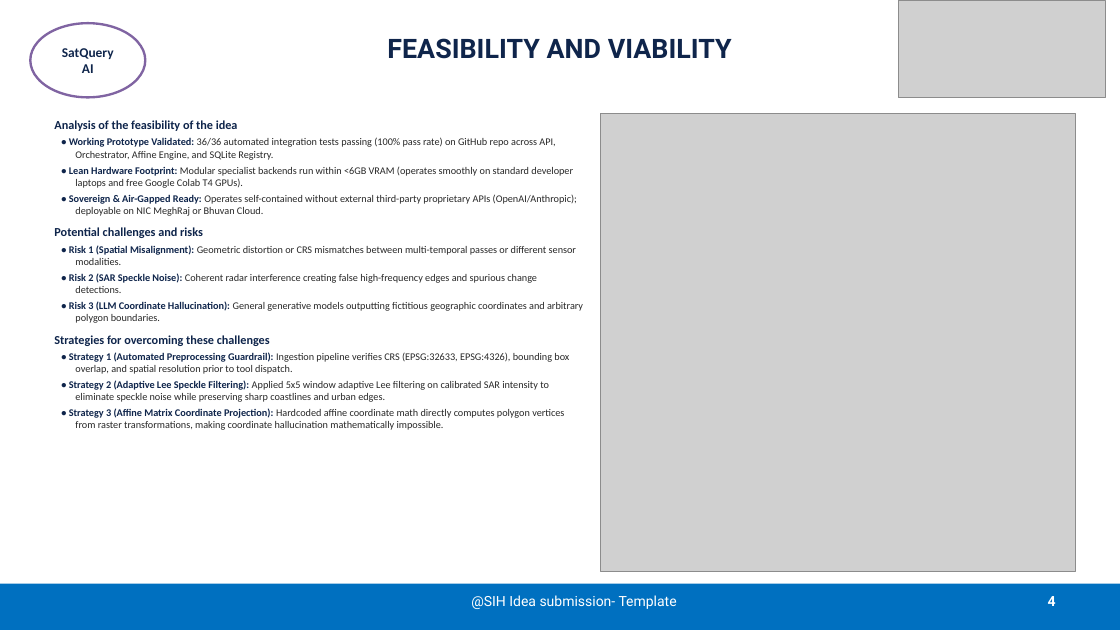
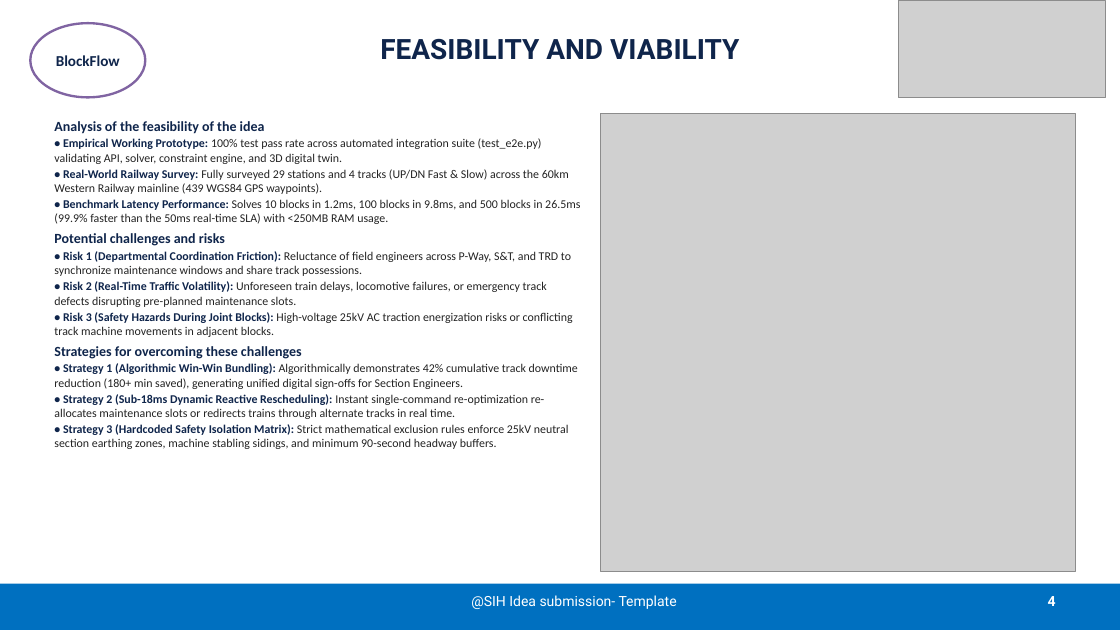
Before and after one commit to Shourya3113/SatQuery-AI-SIH-26, a slide deck: slide 4 of SIH2026-027 PS.pptx. Drawn at 1120x630 pixels with LibreOffice and Linux fonts; fonts in the diff are those of the drawing; grey boxes stand for pictures. Boxes give left, top, right and bottom in pixels: in the first picture for what was removed or moved away, otherwise in the second. Text is boxed around its words. In the diff, an @@ line names an element or a change of style, - is before the commit and + after.

Commit message:
feat(ppt): integrate 3D Cesium digital twin across slides and diagrams with enlarged legible fonts

```diff
--- a/SIH2026-027 PS.pptx
+++ b/SIH2026-027 PS.pptx
@@ title "FEASIBILITY AND VIABILITY" at box(380, 39, 739, 60): size 23 to 24 pt @@
@@ text in ellipse at box(56, 55, 120, 66): text changed; size 11.5 to 13 pt @@
-SatQuery AI
+BlockFlow
@@ text at box(54, 138, 580, 224): text changed; size 8.8 to 10.2 pt; text colour #282828 to #232323 @@
-• Working Prototype Validated: 36/36 automated integration tests passing (100% pass rate) on GitHub repo across API, Orchestrator, Affine Engine, and SQLite Registry.
-• Lean Hardware Footprint: Modular specialist backends run within <6GB VRAM (operates smoothly on standard developer laptops and free Google Colab T4 GPUs).
-• Sovereign & Air-Gapped Ready: Operates self-contained without external third-party proprietary APIs (OpenAI/Anthropic); deployable on NIC MeghRaj or Bhuvan Cloud.
+• Empirical Working Prototype: 100% test pass rate across automated integration suite (test_e2e.py) validating API, solver, constraint engine, and 3D digital twin.
+• Real-World Railway Survey: Fully surveyed 29 stations and 4 tracks (UP/DN Fast & Slow) across the 60km Western Railway mainline (439 WGS84 GPS waypoints).
+• Benchmark Latency Performance: Solves 10 blocks in 1.2ms, 100 blocks in 9.8ms, and 500 blocks in 26.5ms (99.9% faster than the 50ms real-time SLA) with <250MB RAM usage.
@@ text at box(54, 121, 302, 359): size 10.5 to 12 pt in "Analysis of the feasibility of the idea", "Potential challenges and risks", "Strategies for overcoming these challenges"; less space between paragraphs @@
@@ text at box(54, 251, 573, 337): text changed; size 8.8 to 10.2 pt; text colour #282828 to #232323 @@
-• Risk 1 (Spatial Misalignment): Geometric distortion or CRS mismatches between multi-temporal passes or different sensor modalities.
-• Risk 2 (SAR Speckle Noise): Coherent radar interference creating false high-frequency edges and spurious change detections.
-• Risk 3 (LLM Coordinate Hallucination): General generative models outputting fictitious geographic coordinates and arbitrary polygon boundaries.
+• Risk 1 (Departmental Coordination Friction): Reluctance of field engineers across P-Way, S&T, and TRD to synchronize maintenance windows and share track possessions.
+• Risk 2 (Real-Time Traffic Volatility): Unforeseen train delays, locomotive failures, or emergency track defects disrupting pre-planned maintenance slots.
+• Risk 3 (Safety Hazards During Joint Blocks): High-voltage 25kV AC traction energization risks or conflicting track machine movements in adjacent blocks.
@@ text at box(54, 363, 578, 449): text changed; size 8.8 to 10.2 pt; text colour #282828 to #232323 @@
-• Strategy 1 (Automated Preprocessing Guardrail): Ingestion pipeline verifies CRS (EPSG:32633, EPSG:4326), bounding box overlap, and spatial resolution prior to tool dispatch.
-• Strategy 2 (Adaptive Lee Speckle Filtering): Applied 5x5 window adaptive Lee filtering on calibrated SAR intensity to eliminate speckle noise while preserving sharp coastlines and urban edges.
-• Strategy 3 (Affine Matrix Coordinate Projection): Hardcoded affine coordinate math directly computes polygon vertices from raster transformations, making coordinate hallucination mathematically impossible.
+• Strategy 1 (Algorithmic Win-Win Bundling): Algorithmically demonstrates 42% cumulative track downtime reduction (180+ min saved), generating unified digital sign-offs for Section Engineers.
+• Strategy 2 (Sub-18ms Dynamic Reactive Rescheduling): Instant single-command re-optimization re-allocates maintenance slots or redirects trains through alternate tracks in real time.
+• Strategy 3 (Hardcoded Safety Isolation Matrix): Strict mathematical exclusion rules enforce 25kV neutral section earthing zones, machine stabling sidings, and minimum 90-second headway buffers.
```
Also in this commit, not shown: 5 other slides changed, 10 other files.
